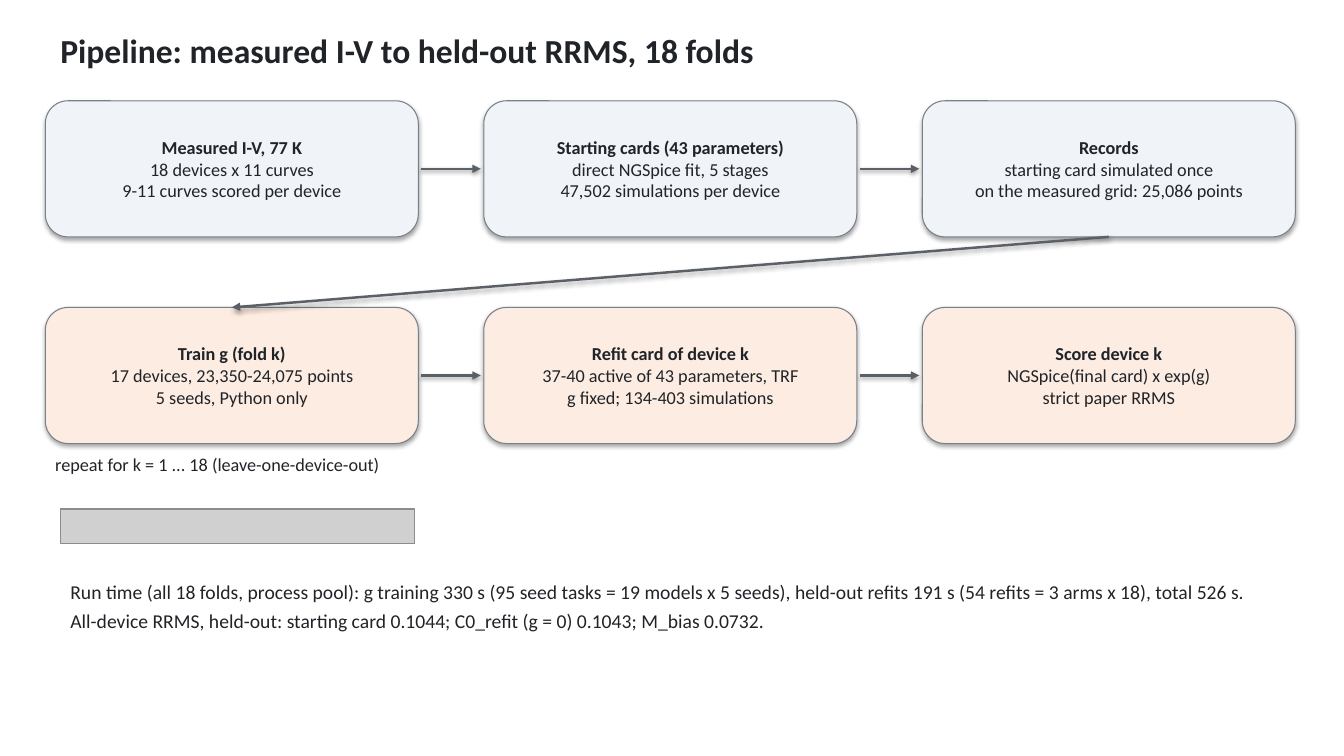
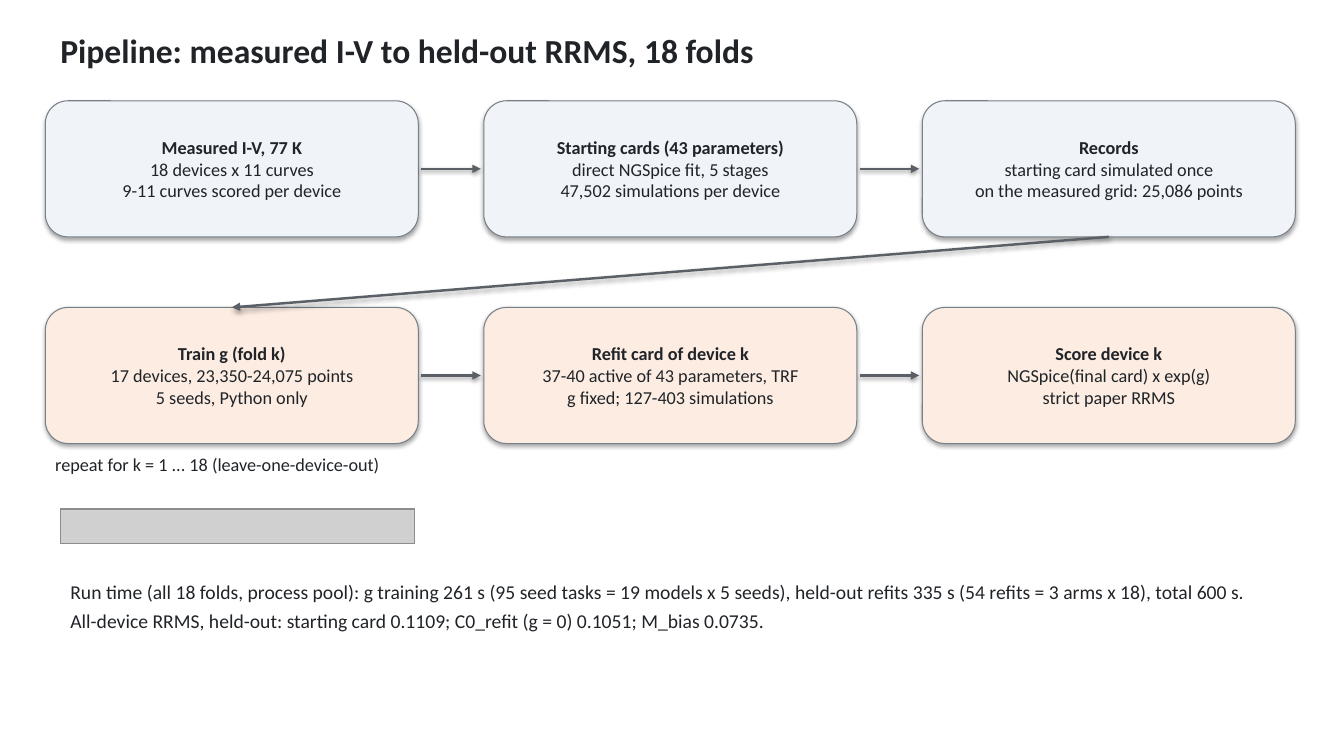
Before and after one commit to aaronw5/Cryo-Transistor-ML, a slide deck: slide 3 of slides/cryo_ml_mbias_real_data.pptx. Drawn at 1344x756 pixels with LibreOffice and Linux fonts; fonts in the diff are those of the drawing; grey boxes stand for pictures. Boxes give left, top, right and bottom in pixels: in the first picture for what was removed or moved away, otherwise in the second. Text is boxed around its words. In the diff, an @@ line names an element or a change of style, - is before the commit and + after.

```diff
--- a/slides/cryo_ml_mbias_real_data.pptx
+++ b/slides/cryo_ml_mbias_real_data.pptx
@@ text in rounded rectangle at [567, 391, 773, 407]: text changed @@
-g fixed; 134-403 simulations
+g fixed; 127-403 simulations
@@ text at [70, 585, 1244, 632]: text changed @@
-Run time (all 18 folds, process pool): g training 330 s (95 seed tasks = 19 models x 5 seeds), held-out refits 191 s (54 refits = 3 arms x 18), total 526 s.
-All-device RRMS, held-out: starting card 0.1044; C0_refit (g = 0) 0.1043; M_bias 0.0732.
+Run time (all 18 folds, process pool): g training 261 s (95 seed tasks = 19 models x 5 seeds), held-out refits 335 s (54 refits = 3 arms x 18), total 600 s.
+All-device RRMS, held-out: starting card 0.1109; C0_refit (g = 0) 0.1051; M_bias 0.0735.
```
Also in this commit, not shown: 17 other slides changed, 1 slide added, 25 other files.
